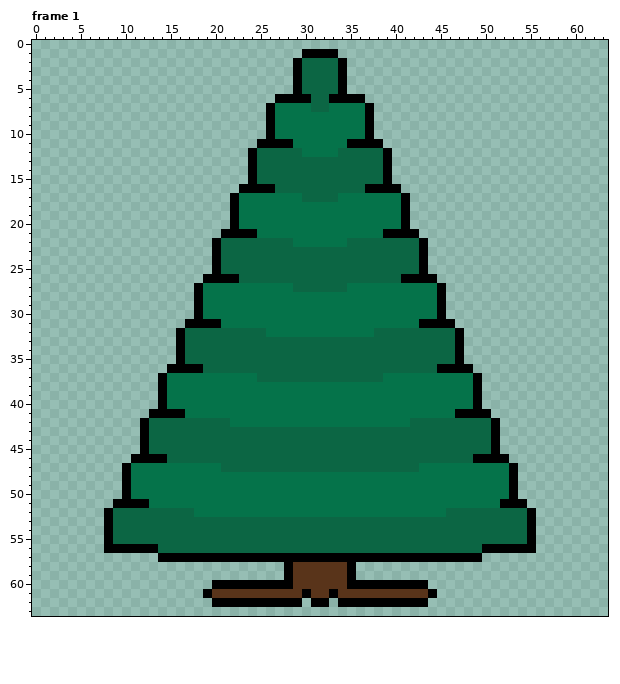
Pixel-art file: WIP/Candy_Trees clone.aseprite. Above is the file before it was changed.
64x64 pixels, 6 frames. Shown: frame 1. The commit also changed other frames, which this record leaves out.
The result:
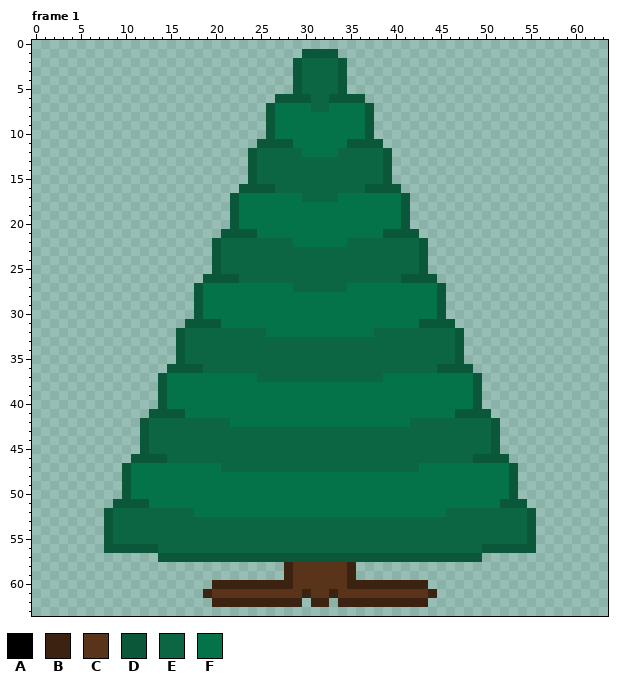
Palette (. is transparent): A #000000  B #3b2211  C #59341a  D #0a573a  E #0c6644  F #05734a
Diff:
Frame 1:
The edit turns colour A into colour B in rows 58 to 59 at x 28 and 35; in row 60 at x 20 to 28 and 35 to 43; in row 61 at x 19, 30, 33 and 44; in row 62 at x 20 to 29, 31 to 32 and 34 to 43.
The edit turns colour A into colour D in row 1 at x 30 to 33; in rows 2 to 5 at x 29 and 34; in row 6 at x 27 to 30 and 33 to 36; in rows 7 to 10 at x 26 and 37; in row 11 at x 25 to 28 and 35 to 38; in rows 12 to 15 at x 24 and 39.
The edit turns colour A into colour D in row 16 at x 23 to 26 and 37 to 40; in rows 17 to 20 at x 22 and 41; in row 21 at x 21 to 24 and 39 to 42; in rows 22 to 25 at x 20 and 43; in row 26 at x 19 to 22 and 41 to 44; in rows 27 to 30 at x 18 and 45.
The edit turns colour A into colour D in row 31 at x 17 to 20 and 43 to 46; in rows 32 to 35 at x 16 and 47; in row 36 at x 15 to 18 and 45 to 48; in rows 37 to 40 at x 14 and 49; in row 41 at x 13 to 16 and 47 to 50; in rows 42 to 45 at x 12 and 51.
The edit turns colour A into colour D in row 46 at x 11 to 14 and 49 to 52; in rows 47 to 50 at x 10 and 53; in row 51 at x 9 to 12 and 52 to 54; in rows 52 to 55 at x 8 and 55; in row 56 at x 8 to 13 and 50 to 55; in row 57 at x 14 to 49.
Changed places in both pictures, as pixel boxes (x1, y1, x2, y2):
changed: (104, 49, 536, 607)
